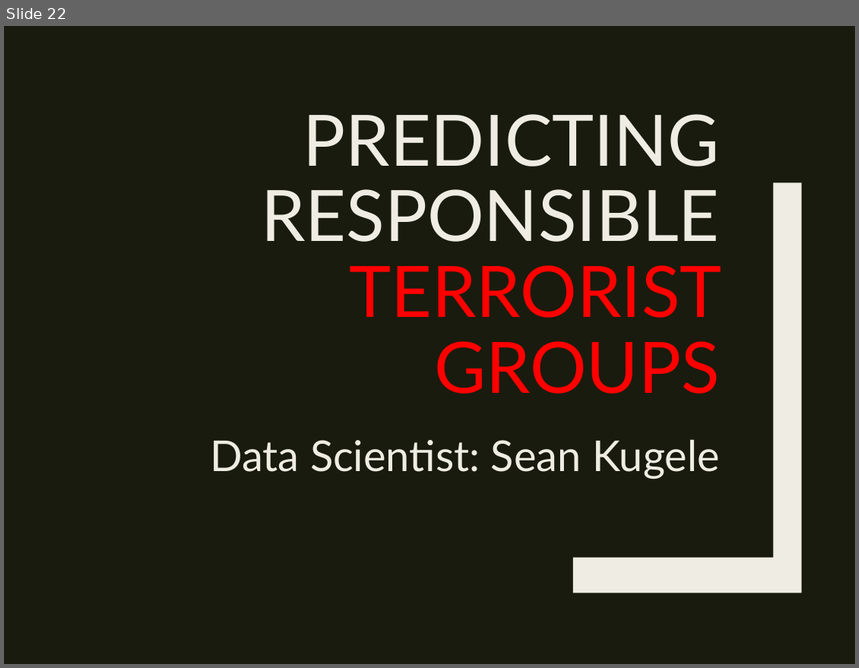
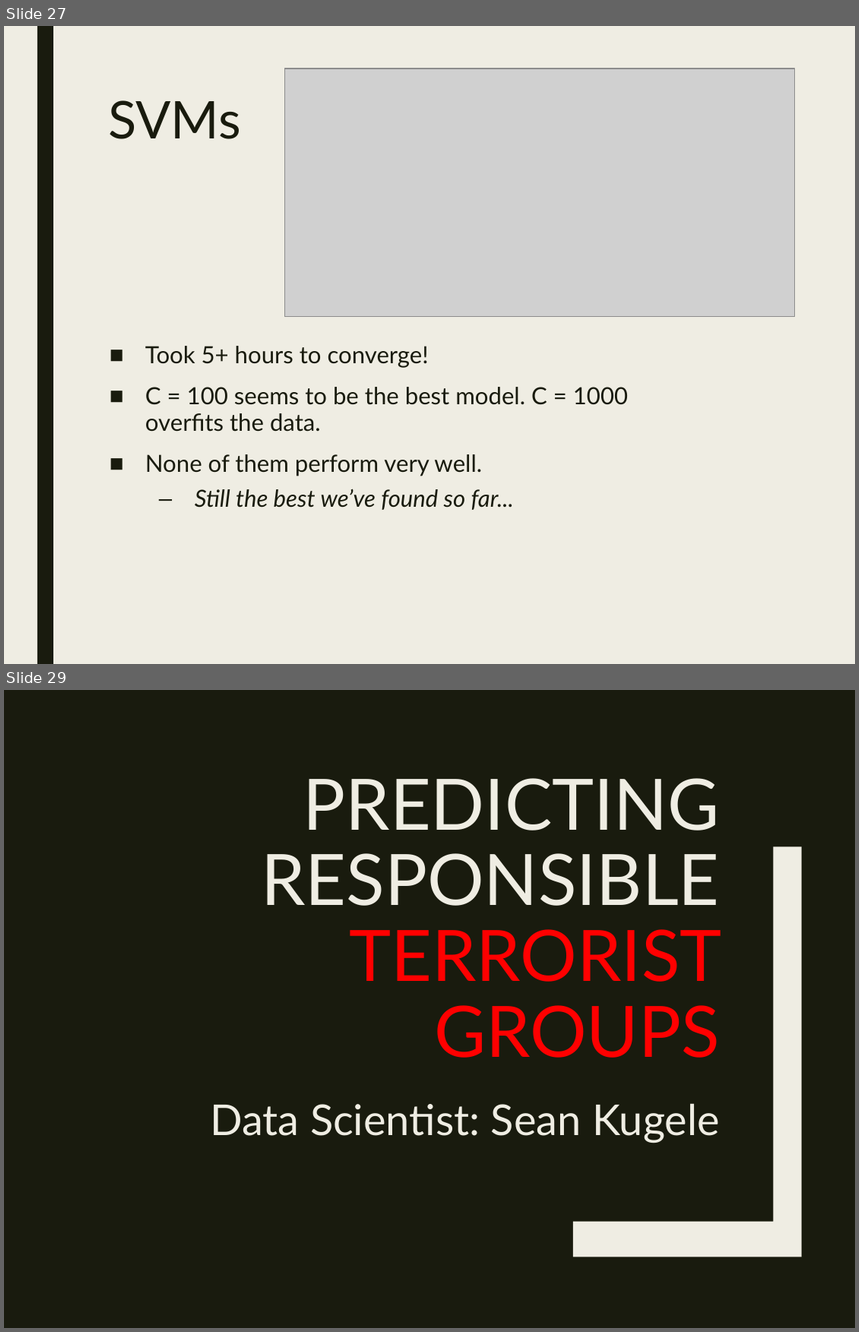
Before and after one commit to stats-learning-fall2019/final-project, a slide deck: presentation/gtdb-final-presentation.pptx. Shown one above the other, each under a label of ours: slide 22 before the commit, slides 27 and 29 after it; the slides between them are not shown. The pictures are 859x668 and 859x1332 pixels, drawn with LibreOffice and Linux fonts; fonts in the diff are those of the drawing; grey boxes stand for pictures. Boxes give left, top, right and bottom in pixels: in the first picture for what was removed or moved away, otherwise in the second. Text is boxed around its words. In the diff, an @@ line names an element or a change of style, - is before the commit and + after.

```diff
--- a/presentation/gtdb-final-presentation.pptx
+++ b/presentation/gtdb-final-presentation.pptx
@@ slide 27 added at [4, 26, 855, 664], background #EFEDE3 @@
@@ rectangle added at [37, 26, 53, 664], fill #191B0E @@
@@ picture added at [285, 69, 794, 317] @@
@@ title added at [108, 100, 241, 139], 44 pt, text #191B0E @@
+SVMs
@@ text added at [145, 346, 628, 510], 20 pt, text #191B0E @@
+■ Took 5+ hours to converge!
+■ C = 100 seems to be the best model. C = 1000 overfits the data.
+■ None of them perform very well.
+  – Still the best we’ve found so far...
@@ what was slide 22 is now slide 29 @@
```
Also in this commit, not shown: 1 slide changed, 6 other slides added, 9 other files.
